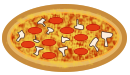
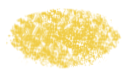
Layer changes from the first 130×75 image to the second:
hid group "Shrooms" (10 layers) over (16, 18, 113, 57)
hid group "Peps" (9 layers) over (21, 17, 100, 59)
hid "Sauce" over (10, 12, 119, 63)
hid "Cruset cooked" over (2, 4, 127, 72)
hid "Cruset" over (2, 4, 127, 72)
